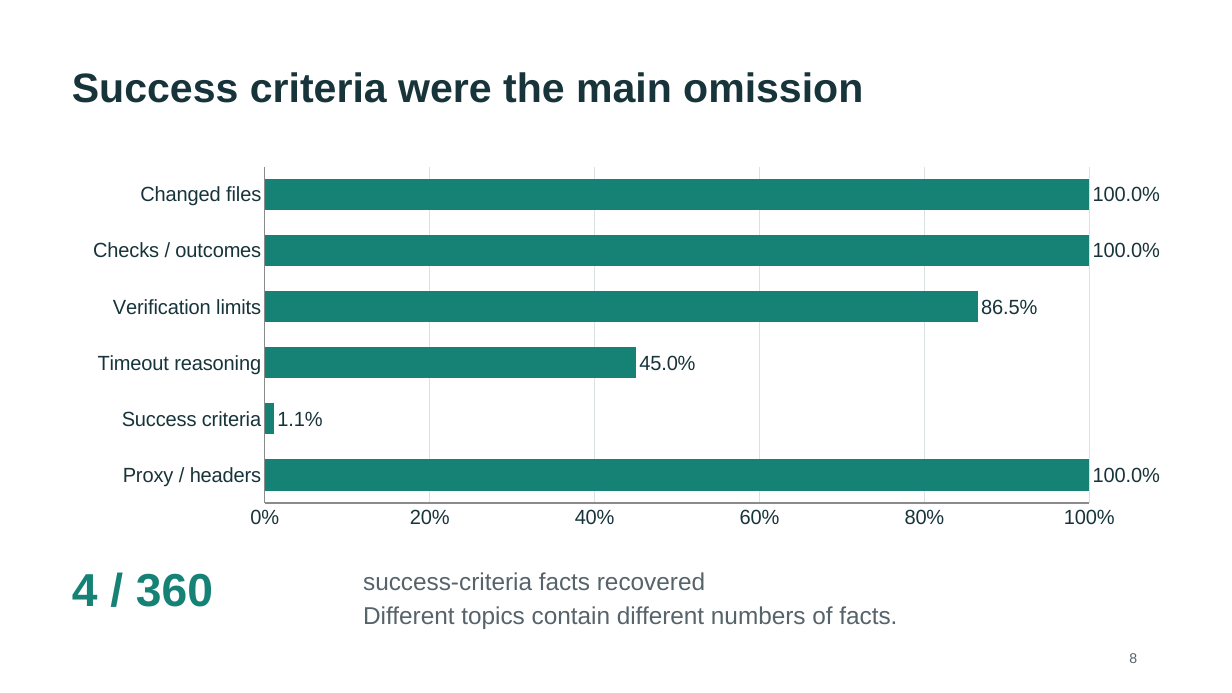
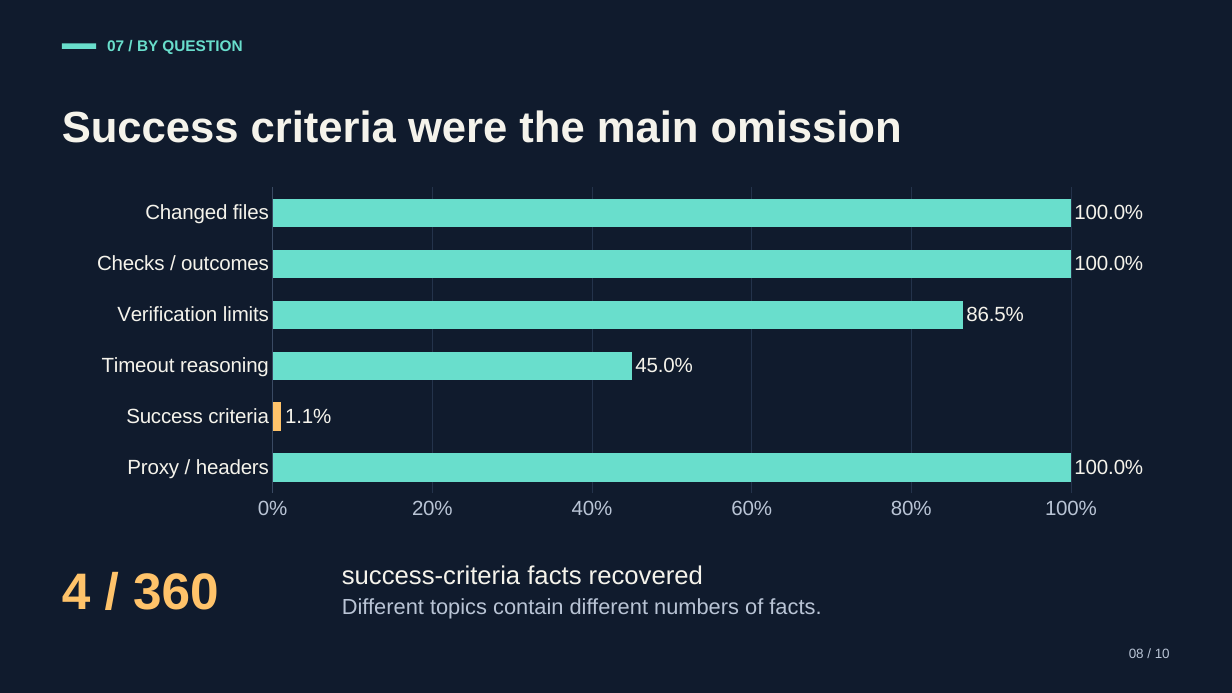
Before and after one commit to CS3227-2610-MP3-Deskmate/CS3227-2610-MP3, a slide deck: slide 8 of experiments/agent-handoff-2026-10-19/Agent_Handoff_Results.pptx. Drawn at 1232x693 pixels with LibreOffice and Linux fonts; fonts in the diff are those of the drawing. Boxes give left, top, right and bottom in pixels: in the first picture for what was removed or moved away, otherwise in the second. Text is boxed around its words. In the diff, an @@ line names an element or a change of style, - is before the commit and + after.

```diff
--- a/experiments/agent-handoff-2026-10-19/Agent_Handoff_Results.pptx
+++ b/experiments/agent-handoff-2026-10-19/Agent_Handoff_Results.pptx
@@ background #FFFFFF to #101B2D @@
@@ rectangle added at (62, 43, 96, 49), fill #69DECC @@
@@ text added at (107, 40, 242, 54), 12 pt, text #69DECC, bold @@
+07 / BY QUESTION
@@ text "Success criteria were the main ...": place and size @@
-text "Success criteria were the main ..." at (72, 72, 863, 103)
+text "Success criteria were the main ..." at (62, 110, 902, 143)
@@ text "Success criteria were the main ..." at (62, 110, 902, 143): size 32 to 34 pt, text colour #18343B to #F5F3EB; line spacing 1.15 to 1; vertical alignment top to middle @@
@@ bar chart at (62, 180, 1171, 536) @@
@@ colour of Series 1 #168276 to #69DECC @@
@@ data labels of Series 1 changed @@
@@ colours of single points changed @@
@@ category axis changed @@
@@ value axis changed @@
@@ plot area changed @@
@@ lettering changed @@
@@ bar chart: place and size @@
-bar chart at (72, 159, 1161, 536)
+bar chart at (62, 180, 1171, 536)
@@ text "4 / 360": place and size @@
-text "4 / 360" at (72, 573, 213, 607)
+text "4 / 360" at (62, 573, 219, 610)
@@ text "4 / 360" at (62, 573, 219, 610): size 36 to 40 pt, text colour #168276 to #FFC36A; line spacing 1.15 to 1; vertical alignment top to middle @@
@@ text "success-criteria facts recovered": place and size @@
-text "success-criteria facts recovered" at (363, 572, 897, 629)
+text "success-criteria facts recovered" at (342, 565, 821, 619)
@@ text "success-criteria facts recovered" at (342, 565, 821, 619): size 19 to 20 pt, text colour #56636A to #F5F3EB in "success-criteria facts recovered"; size 19 to 17 pt, text colour #56636A to #B9C4D5 in "Different topics contain different numbers of facts."; line spacing 1.15 to 1; more space between paragraphs; vertical alignment top to middle @@
@@ text removed at (1129, 653, 1137, 663) @@
-8
@@ text added at (1129, 648, 1170, 658), 10.5 pt, text #B9C4D5 @@
+08 / 10
```
Also in this commit, not shown: 11 other slides changed, 1 other file.
